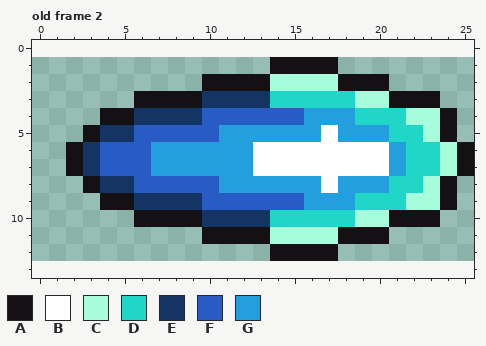
Two versions of one pixel-art file, Assets/Projectile/Sprites/Default Bullet.aseprite. That is the earlier state.
26x12 pixels, 4 frames. Shown: old frame 2. The old version is drawn lined up with the new one, on the new canvas. The commit also changed other frames, which this record leaves out.
Palette (. is transparent): A #141013  B #ffffff  C #a6fcdb  D #20d6c7  E #143464  F #285cc4  G #249fde
Pixels before, old frame 2, first column x 2:
 1 ............AAAA........
 2 ........AAAACCCCAAA.....
 3 ....AAAAEEEEDDDDDCCAAA..
 4 ..AAEEEEFFFFFFGGGDDDCCA.
 5 .AEEFFFFFGGGGGGBGGGDDCA.
 6 AEFFFGGGGGGBBBBBBBBGDDCA
 7 AEFFFGGGGGGBBBBBBBBGDDCA
 8 .AEEFFFFFGGGGGGBGGGDDCA.
 9 ..AAEEEEFFFFFFGGGDDDCCA.
10 ....AAAAEEEEDDDDDCCAAA..
11 ........AAAACCCCAAA.....
12 ............AAAA........
The same view after the edit:
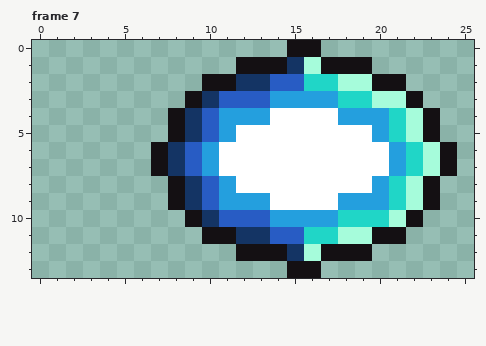
A new or re-ordered frame is compared with the old frame closest to it.
Edits made:
canvas 26x12 -> 26x14, the old top-left corner now at 0,1
frames 4 -> 12
Changed rows in their new state; - is an unchanged pixel.
Frame 7 is new; against old frame 2:
first column x 2:
 0 -------------AA---------
 1 ----------AA-EC-AA------
 2 ----------EEFFDDCC-A----
 3 ----...--FFFGGGG-D-C-.--
 4 --....A--GGGBBBB-GG--A.-
 5 -.....AE--BBBBB-BB--CA.-
 6 .....AEF-BB----------CA.
 7 .....AEF-BB----------CA.
 8 -.....AE--BBBBB-BB--CA.-
 9 --....A--GGGBBBB-GG--A.-
10 ----...--FFFGGGG-DDC-.--
11 ----------EEFFDDCC-A----
12 ----------AA-EC-AA------
13 -------------AA---------
Pixel boxes of the changes (left, top, right, bottom) in both pictures:
changed: (66, 40, 474, 278)
